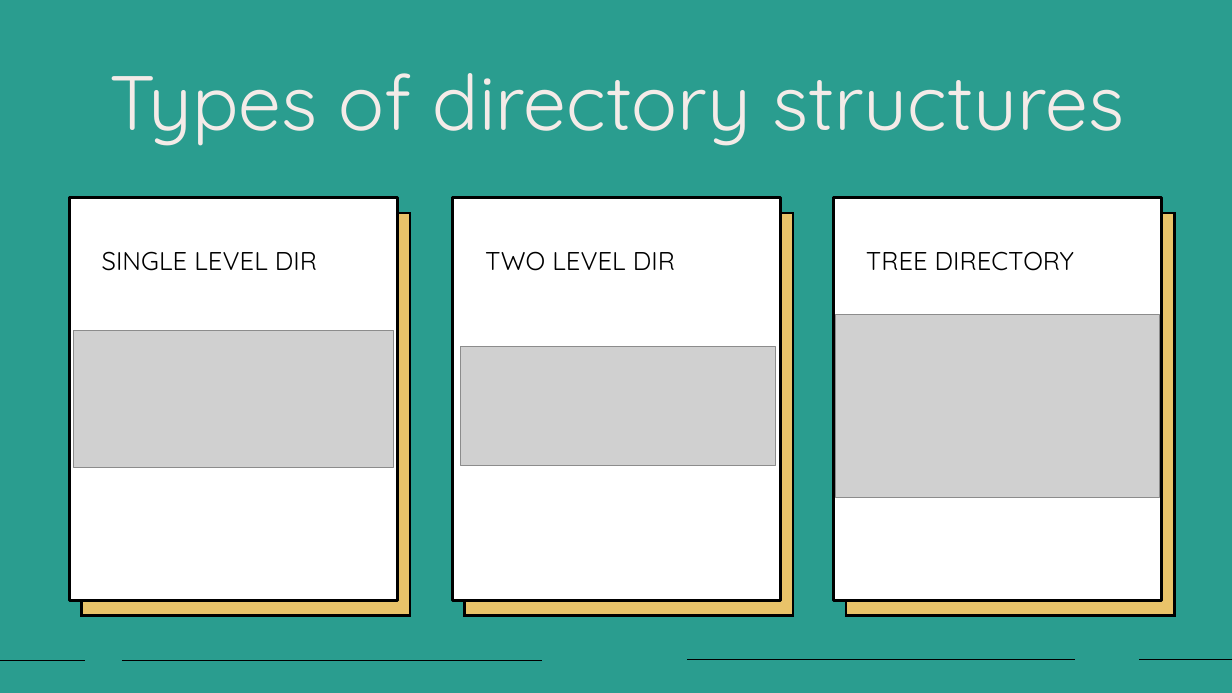
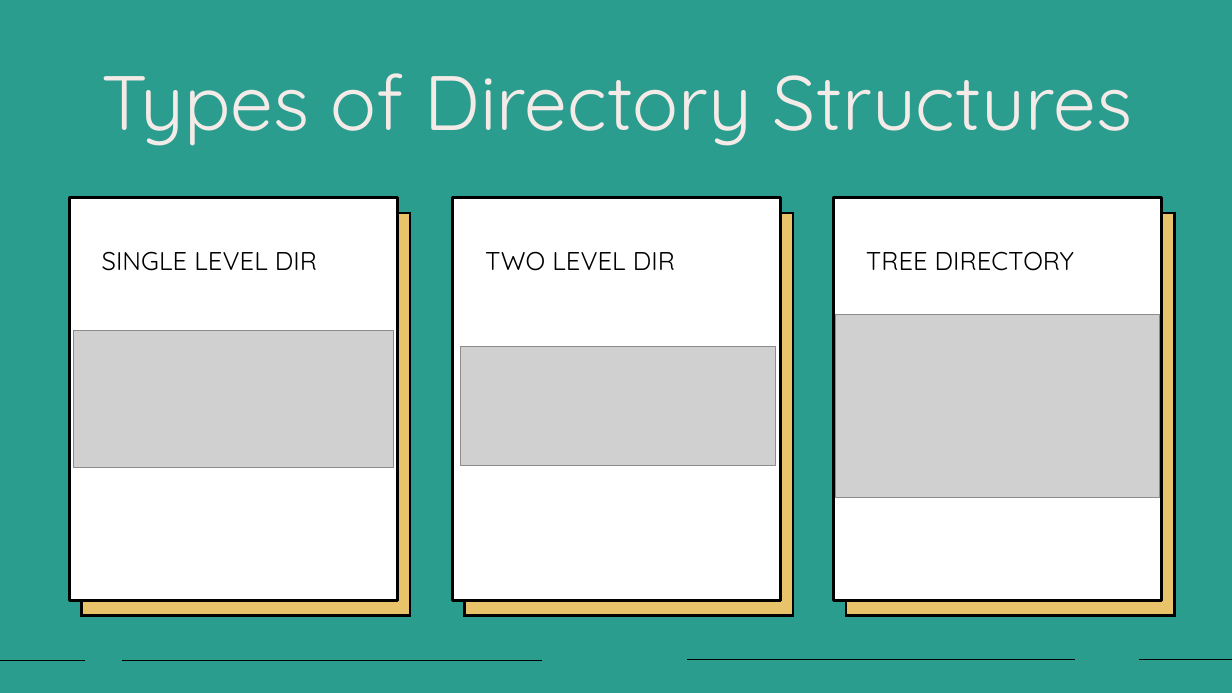
Before and after one commit to k-artik-k/Osppt, a slide deck: slide 4 of os assignment ppt.pptx. Drawn at 1232x693 pixels with LibreOffice and Linux fonts; fonts in the diff are those of the drawing; grey boxes stand for pictures. Boxes give left, top, right and bottom in pixels: in the first picture for what was removed or moved away, otherwise in the second. Text is boxed around its words. In the diff, an @@ line names an element or a change of style, - is before the commit and + after.

```diff
--- a/os assignment ppt.pptx
+++ b/os assignment ppt.pptx
@@ title at bbox=[101, 73, 1132, 146]: text changed @@
-Types of directory structures
+Types of Directory Structures
```
Also in this commit, not shown: 2 other slides changed.
